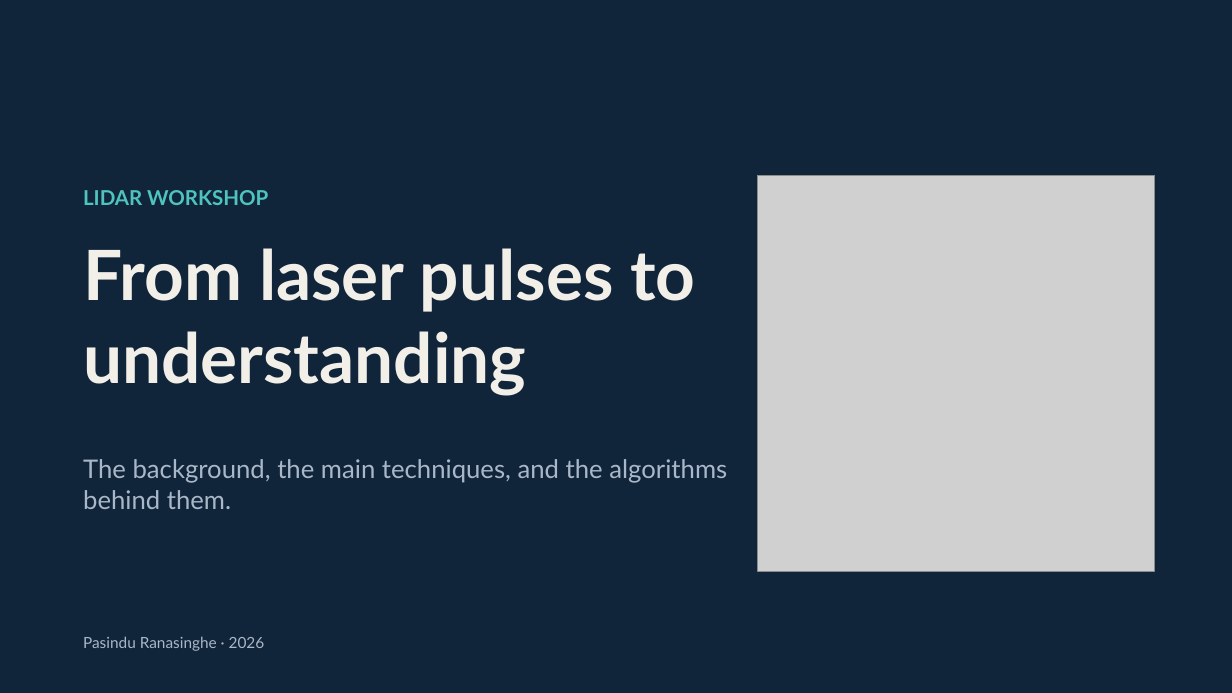
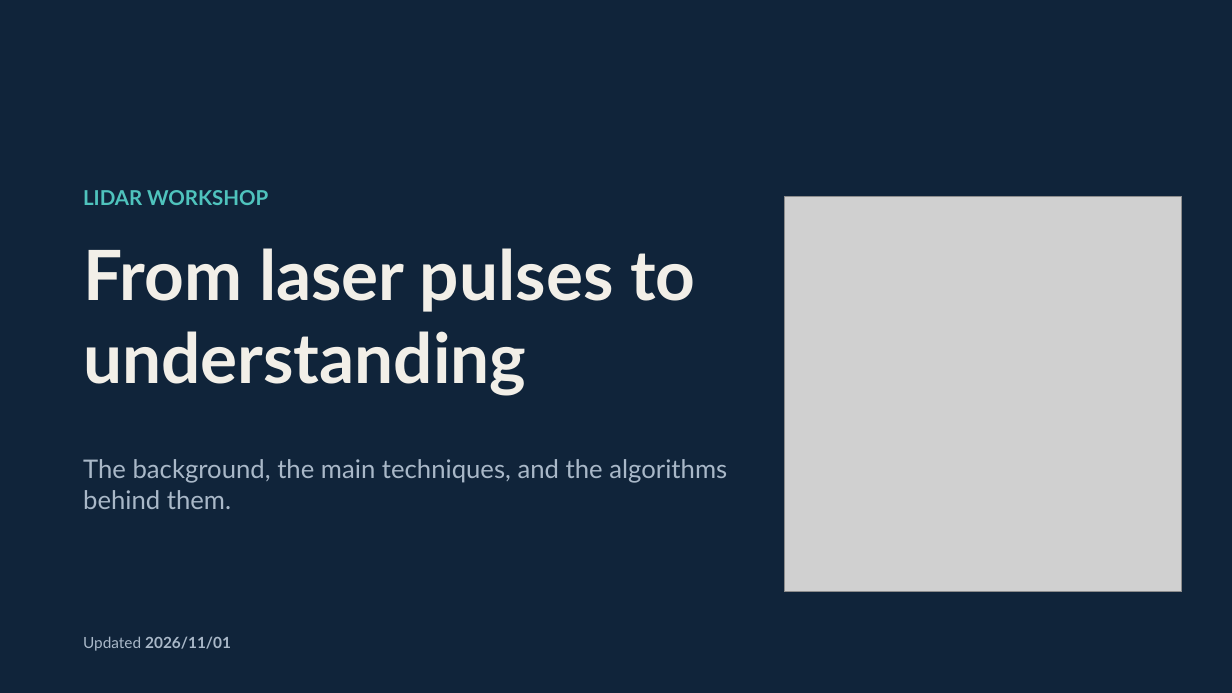
Before and after one commit to maninka123/lidar-learning-lab, a slide deck: slide 1 of presentation/LiDAR_Workshop_Slides.pptx. Drawn at 1232x693 pixels with LibreOffice and Linux fonts; fonts in the diff are those of the drawing; grey boxes stand for pictures. Boxes give left, top, right and bottom in pixels: in the first picture for what was removed or moved away, otherwise in the second. Text is boxed around its words. In the diff, an @@ line names an element or a change of style, - is before the commit and + after.

Commit message:
Slides refreshed

```diff
--- a/presentation/LiDAR_Workshop_Slides.pptx
+++ b/presentation/LiDAR_Workshop_Slides.pptx
@@ picture: place and size @@
-picture at [758, 176, 1155, 571]
+picture at [785, 197, 1182, 592]
@@ text at [83, 636, 231, 651]: text changed; bold on @@
-Pasindu Ranasinghe · 2026
+Updated 2026/11/01
```
